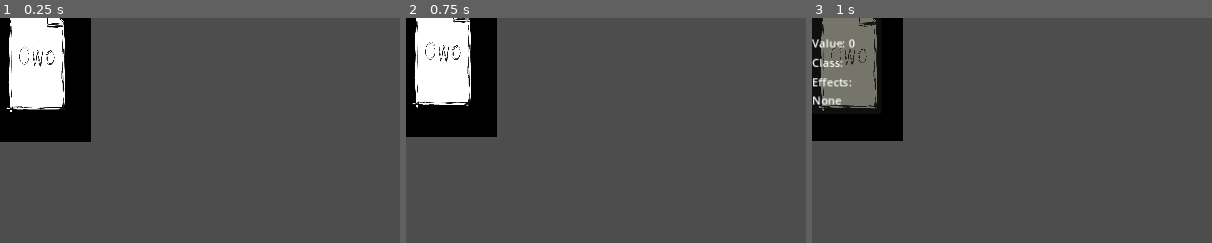
Above: before the commit, frames 1-3 (left to right).
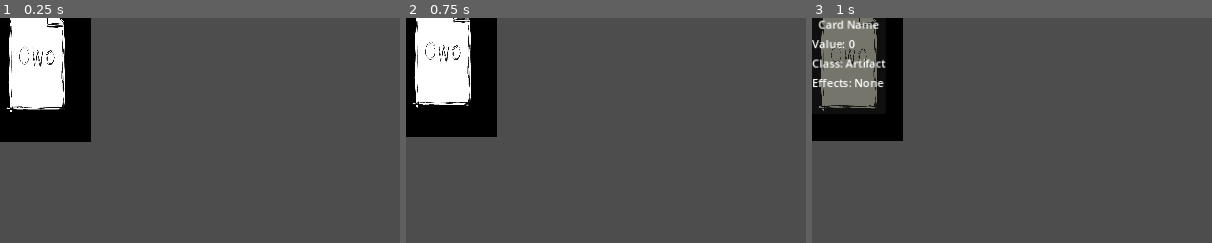
Above: after the commit, the same moments.

Repository: owofile/gambler
Game: Godot game, scene res://scenes/battle/widgets/CardWidget.tscn
Two runs of this game, one before a commit and one after it. Both use one fixed random seed, a clock stepped at 60 frames per second and the inputs below. This scene is started directly instead of the project's main scene.
Inputs (mouse positions are % of the whole screen's width and height, from its top left):
- Up to frame 1 (0.25 s): no input
- Up to frame 2 (0.75 s): tap Enter (ui_accept) at 0.5 s; move the mouse to (4, 11) at 0.52 s; hold Right (ui_right) from 0.53 s (still down); click (4, 11) at 0.67 s
- Up to frame 3 (1 s): keep holding Right (ui_right); tap Enter (ui_accept) at 0.77 s
The pictures show only the part of the screen within x 0-50%, y 0-50%; the shares and areas given below are measured in that part.

The runs differ from the first frame. In frame 1, less than 0.1% of the frame differs, in the area x 8-9%, y 19-21%; in frame 2, less than 0.1%; in frame 3, 1.4%, in the area x 0-19%, y 0-39%.

Commit message:
Clean up debug logs, update CARD_SYSTEM_V2.md with lessons learned
- Remove debug print statements from CardWidget
- Document the _update_display timing issue and fix
- Add HoverInfo panel structure documentation
- Add experience summary section (10. 经验总结)

Diff:
--- a/scripts/battle/widgets/CardWidget.gd
+++ b/scripts/battle/widgets/CardWidget.gd
@@ -41,8 +41,6 @@
 	_hover_effects = get_node_or_null("HoverInfo/VBox/EffectsLabel")
 	_is_enabled = true
 
-	_update_display()  # Update display after nodes are available
-
 	print("[CardWidget] Ready - card_id=%s, prototype_id=%s" % [card_id, prototype_id])
 
 func setup(proto_id: String, instance_id: String, value: int, name: String = "", card_class_name: String = "", effects: String = "") -> void:
@@ -52,8 +50,7 @@
 	card_name = name
 	card_class = card_class_name
 	card_effects = effects
-	_update_display()
-	print("[CardWidget] Setup - id=%s, value=%d, name=%s, _value_label=%s" % [instance_id, value, name, _value_label])
+	print("[CardWidget] Setup - id=%s, value=%d, name=%s" % [instance_id, value, name])
 
 func _get_animation_registry() -> Node:
 	if _animation_registry == null:
@@ -131,7 +128,6 @@
 		_sprite.modulate = Color(1.0, 1.0, 1.0, 1.0)
 
 func _update_display() -> void:
-	print("[CardWidget] _update_display - card_value=%d, _value_label=%s, _hover_value=%s" % [card_value, _value_label, _hover_value])
 	if _value_label:
 		_value_label.text = str(card_value) if card_value > 0 else "-"
 	if _hover_name:
Not shown, changed: docs/CARD_SYSTEM_V2.md
